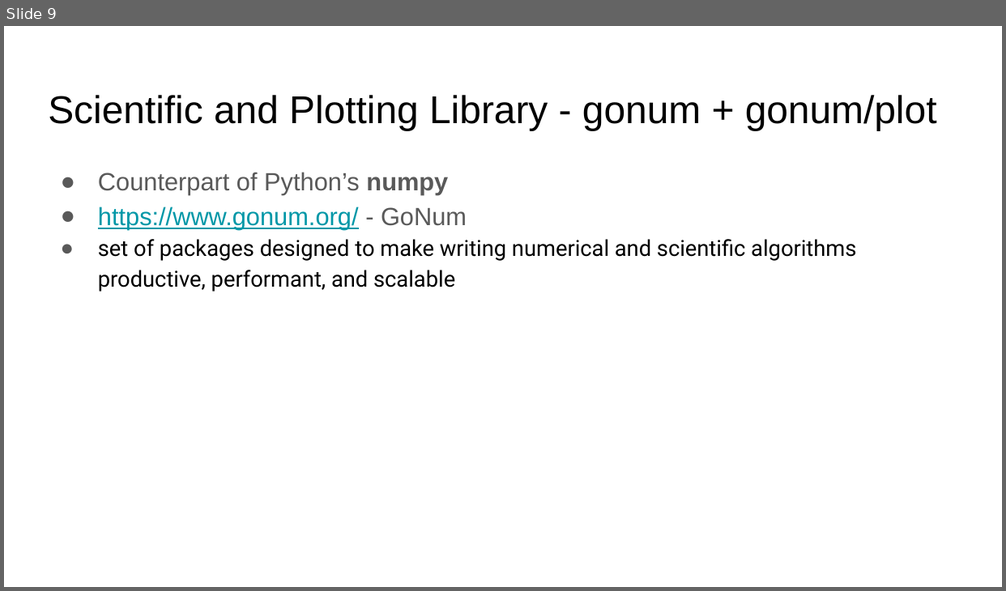
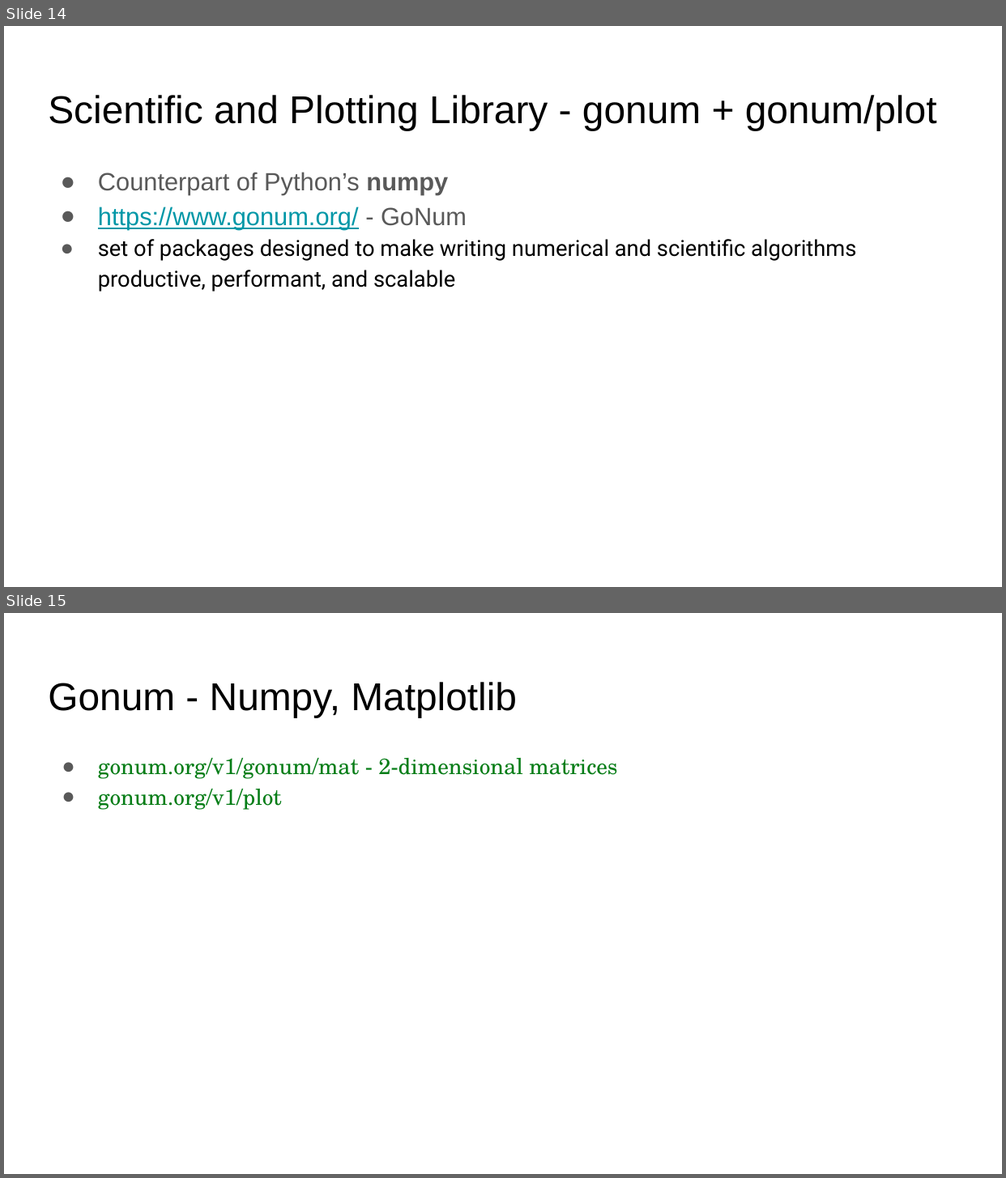
Before and after one commit to ephraimberkovitch/golang_ml, a slide deck: Go ML Meetup.pptx. Shown one above the other, each under a label of ours: slide 9 before the commit, slides 14 and 15 after it. The pictures are 1006x591 and 1006x1178 pixels, drawn with LibreOffice and Linux fonts; fonts in the diff are those of the drawing. Boxes give left, top, right and bottom in pixels: in the first picture for what was removed or moved away, otherwise in the second. Text is boxed around its words. In the diff, an @@ line names an element or a change of style, - is before the commit and + after.

```diff
--- a/Go ML Meetup.pptx
+++ b/Go ML Meetup.pptx
@@ slide 15 added at <box>4,613,1002,1174</box>, background #FFFFFF @@
@@ title added at <box>48,682,517,717</box>, 28 pt, text #000000 @@
+Gonum - Numpy, Matplotlib
@@ text added at <box>98,758,617,810</box>, 16 pt, text #067D17 @@
+● gonum.org/v1/gonum/mat - 2-dimensional matrices
+● gonum.org/v1/plot
@@ what was slide 9 is now slide 14 @@
```
Also in this commit, not shown: 2 slides changed, 10 other slides added, 8 slides removed, 8 other files.
